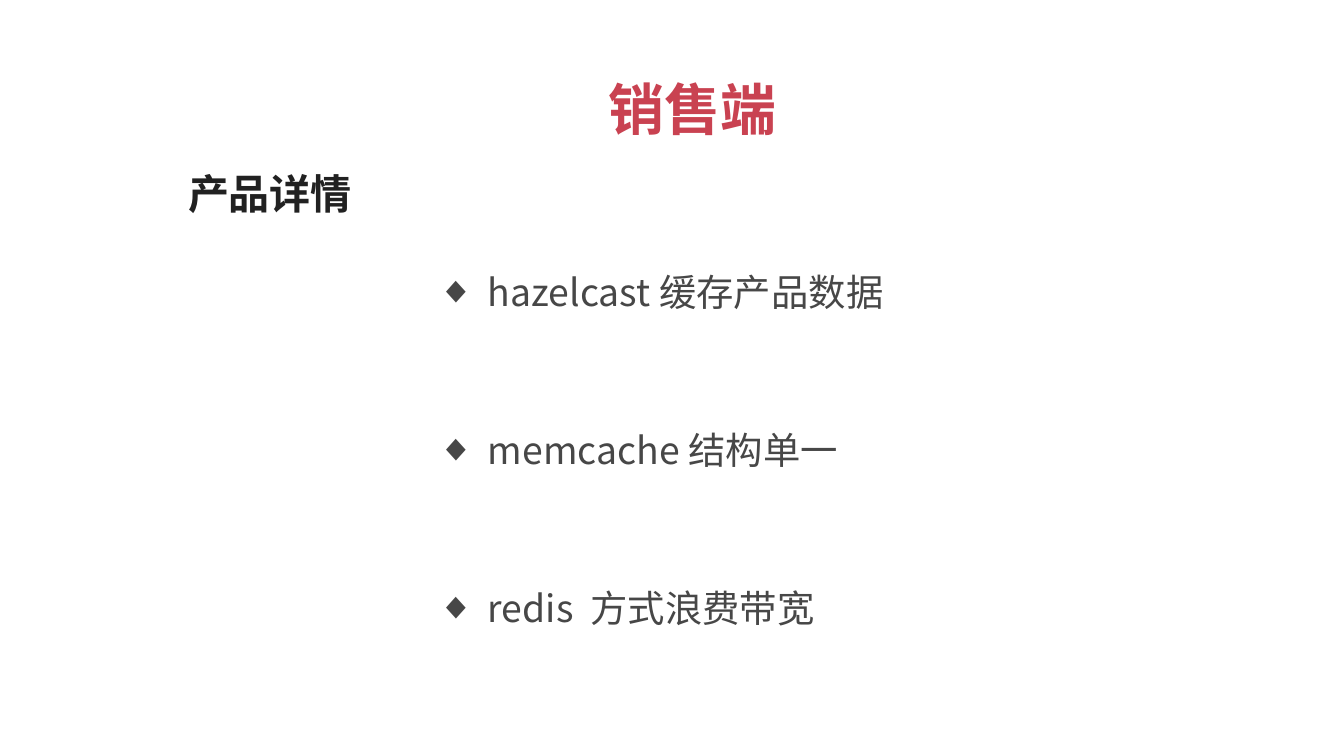
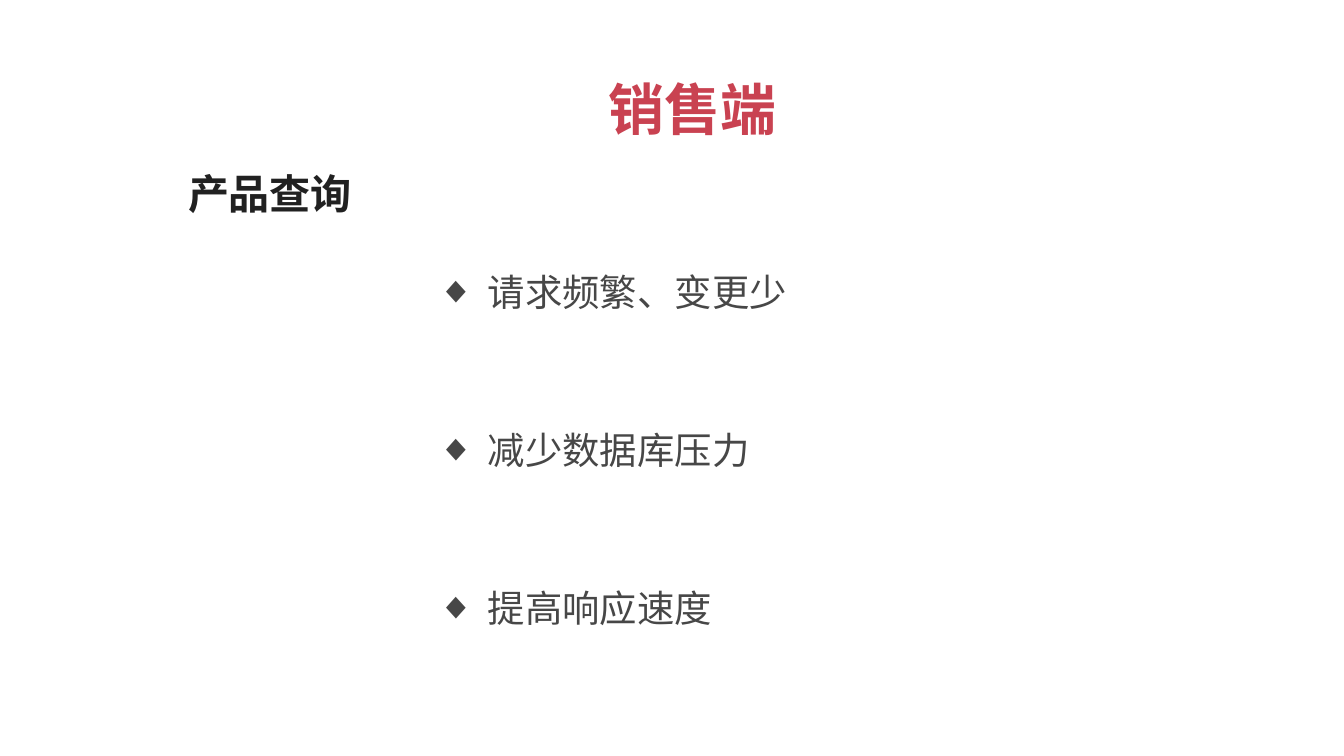
Before and after one commit to 1329555958/financial, a slide deck: slide 53 of 理财平台.pptx. Drawn at 1344x756 pixels with LibreOffice and Linux fonts; fonts in the diff are those of the drawing. Boxes give left, top, right and bottom in pixels: in the first picture for what was removed or moved away, otherwise in the second. Text is boxed around its words. In the diff, an @@ line names an element or a change of style, - is before the commit and + after.

```diff
--- a/理财平台.pptx
+++ b/理财平台.pptx
@@ text at box(188, 174, 352, 213): text changed @@
-产品详情
+产品查询
@@ text at box(488, 274, 787, 309): text changed @@
-  ◆ hazelcast 缓存产品数据
+  ◆ 请求频繁、变更少
@@ text at box(488, 432, 750, 467): text changed @@
-  ◆ memcache 结构单一
+  ◆ 减少数据库压力
@@ text at box(488, 590, 712, 625): text changed @@
-  ◆ redis 方式浪费带宽
+  ◆ 提高响应速度
```
Also in this commit, not shown: 4 slides added, 6 other files.
